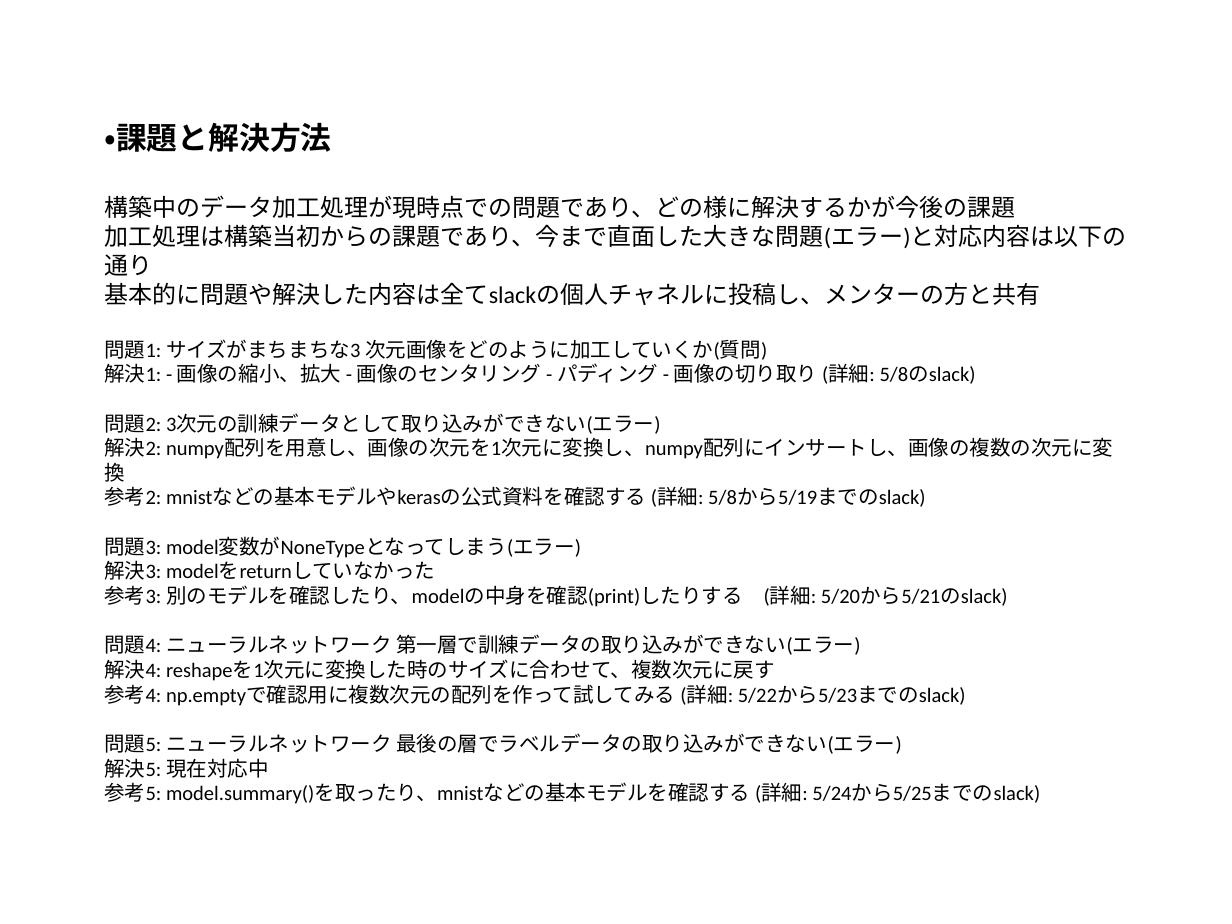
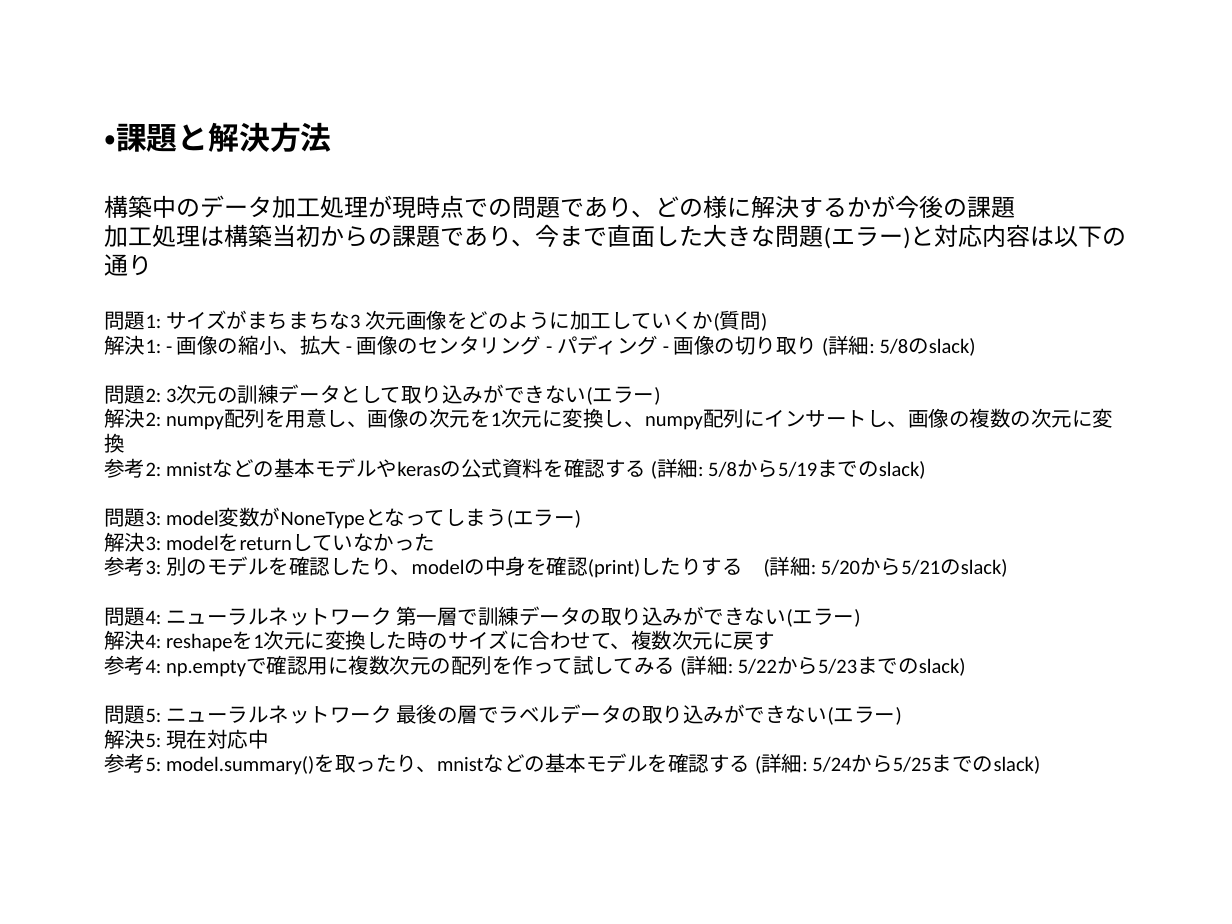
Before and after one commit to yasuyukiokubo/DiveIntoCode, a slide deck: slide 8 of presentation/中間発表_20180526.pptx. Drawn at 1232x924 pixels with LibreOffice and Linux fonts; fonts in the diff are those of the drawing. Boxes give left, top, right and bottom in pixels: in the first picture for what was removed or moved away, otherwise in the second. Text is boxed around its words. In the diff, an @@ line names an element or a change of style, - is before the commit and + after.

Commit message:
updated

```diff
--- a/presentation/中間発表_20180526.pptx
+++ b/presentation/中間発表_20180526.pptx
@@ title at (104, 122, 1126, 775): text changed @@
-・課題と解決方法
-構築中のデータ加工処理が現時点での問題であり、どの様に解決するかが今後の課題
-加工処理は構築当初からの課題であり、今まで直面した大きな問題(エラー)と対応内容は以下の通り
-基本的に問題や解決した内容は全てslackの個人チャネルに投稿し、メンターの方と共有
-問題1: サイズがまちまちな3 次元画像をどのように加工していくか(質問)
-解決1: - 画像の縮小、拡大 - 画像のセンタリング - パディング - 画像の切り取り (詳細: 5/8のslack)
-問題2: 3次元の訓練データとして取り込みができない(エラー)
-解決2: numpy配列を用意し、画像の次元を1次元に変換し、numpy配列にインサートし、画像の複数の次元に変換
-参考2: mnistなどの基本モデルやkerasの公式資料を確認する (詳細: 5/8から5/19までのslack)
-問題3: model変数がNoneTypeとなってしまう(エラー)
-解決3: modelをreturnしていなかった
-参考3: 別のモデルを確認したり、modelの中身を確認(print)したりする (詳細: 5/20から5/21のslack)
-問題4: ニューラルネットワーク 第一層で訓練データの取り込みができない(エラー)
-解決4: reshapeを1次元に変換した時のサイズに合わせて、複数次元に戻す
-参考4: np.emptyで確認用に複数次元の配列を作って試してみる (詳細: 5/22から5/23までのslack)
-問題5: ニューラルネットワーク 最後の層でラベルデータの取り込みができない(エラー)
-解決5: 現在対応中
-参考5: model.summary()を取ったり、mnistなどの基本モデルを確認する (詳細: 5/24から5/25までのslack)
+・課題と解決方法
+構築中のデータ加工処理が現時点での問題であり、どの様に解決するかが今後の課題
+加工処理は構築当初からの課題であり、今まで直面した大きな問題(エラー)と対応内容は以下の通り
+問題1: サイズがまちまちな3 次元画像をどのように加工していくか(質問)
+解決1: - 画像の縮小、拡大 - 画像のセンタリング - パディング - 画像の切り取り (詳細: 5/8のslack)
+問題2: 3次元の訓練データとして取り込みができない(エラー)
+解決2: numpy配列を用意し、画像の次元を1次元に変換し、numpy配列にインサートし、画像の複数の次元に変換
+参考2: mnistなどの基本モデルやkerasの公式資料を確認する (詳細: 5/8から5/19までのslack)
+問題3: model変数がNoneTypeとなってしまう(エラー)
+解決3: modelをreturnしていなかった
+参考3: 別のモデルを確認したり、modelの中身を確認(print)したりする (詳細: 5/20から5/21のslack)
+問題4: ニューラルネットワーク 第一層で訓練データの取り込みができない(エラー)
+解決4: reshapeを1次元に変換した時のサイズに合わせて、複数次元に戻す
+参考4: np.emptyで確認用に複数次元の配列を作って試してみる (詳細: 5/22から5/23までのslack)
+問題5: ニューラルネットワーク 最後の層でラベルデータの取り込みができない(エラー)
+解決5: 現在対応中
+参考5: model.summary()を取ったり、mnistなどの基本モデルを確認する (詳細: 5/24から5/25までのslack)
```
